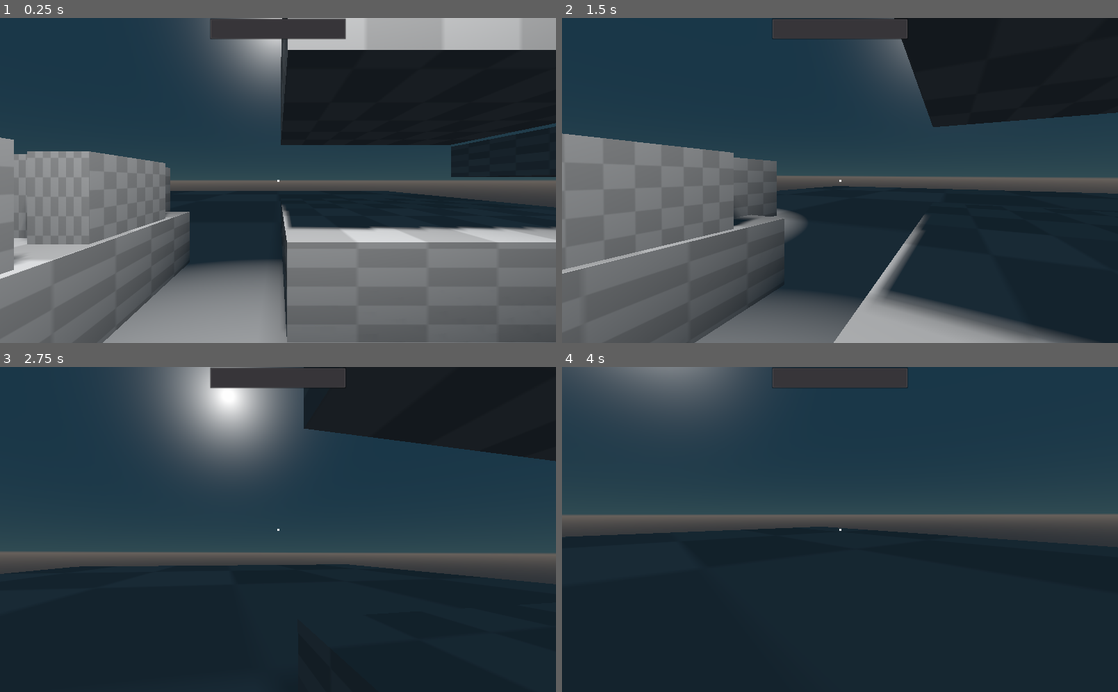
Above: before the commit, frames 1-4 (two rows, left to right).
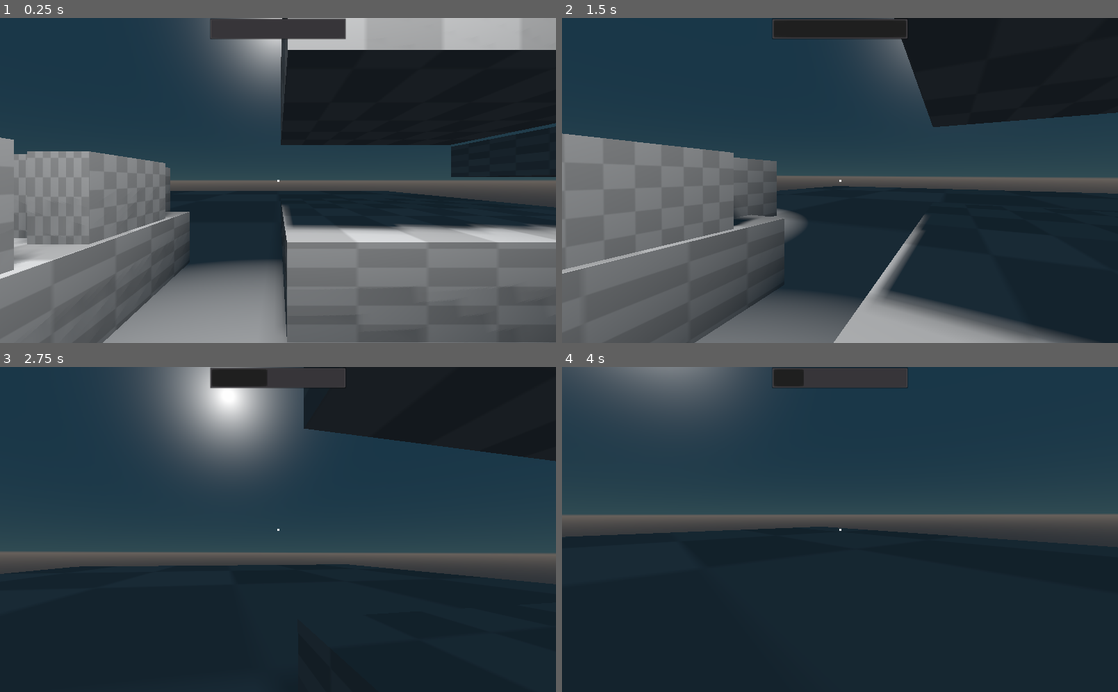
Above: after the commit, the same moments.

Repository: awnagel/Godot-Thief-Controller
Game: Godot game, scene res://scenes/Demo.tscn
Two runs of this game, one before a commit and one after it. Both use one fixed random seed, a clock stepped at 60 frames per second and the inputs below.
Inputs (mouse positions are in pixels of both pictures, inside the frame that each line leads up to):
- Up to frame 1 (0.25 s): no input
- Up to frame 2 (1.5 s): move the mouse to (867, 180) at 0.52 s; hold Shift (sneak) 0.53-1.28 s; hold W (forward) from 0.53 s (still down); tap Space (clamber) at 0.6 s; move the mouse to (812, 180) at 1.27 s; tap Shift (sneak) at 1.35 s
- Up to frame 3 (2.75 s): keep holding W (forward); tap Space (clamber) at 1.55, 2.1 s; move the mouse to (289, 523) at 2.02 s; hold Shift (sneak) from 2.03 s (still down)
- Up to frame 4 (4 s): keep holding W (forward); move the mouse to (834, 536) at 2.77 s; release Shift (sneak) at 2.78 s; tap Ctrl (crouch) at 2.85 s; tap Space (clamber) at 3.05 s; move the mouse to (878, 532) at 3.52 s; hold E (lean) from 3.53 s (still down); tap Shift (sneak) at 3.8 s

The runs differ from the first frame. In frame 1, 0.5% of the frame differs, in the area x 3-100%, y 58-75%; in frame 2, 1.1%, in the area x 38-62%, y 0-6%; in frame 3, 0.5%; in frame 4, 0.2%.
Error before the commit: Invalid get index 'global_transform' (on base: 'null instance'). (res://scripts/LightDetector.gd:21)

Commit message:
Removed croucn jumping and clambering

Diff:
--- a/scripts/LightDetector.gd
+++ b/scripts/LightDetector.gd
@@ -12,7 +12,7 @@
 var player : Node = null
 
 func _ready() -> void:
-	player = get_tree().get_root().get_child(0).get_node("Player")
+	player = get_parent()
 
 func get_time() -> float:
 	return OS.get_ticks_msec() / 1000.0
--- a/scripts/Player.gd
+++ b/scripts/Player.gd
@@ -205,7 +205,7 @@
 
 	if grounded:
 		velocity.y = -0.01
-	if grounded and Input.is_action_just_pressed("clamber"):
+	if grounded and Input.is_action_just_pressed("clamber") and state == WALKING:
 		# Check for clamber
 		if clamber():
 			return
